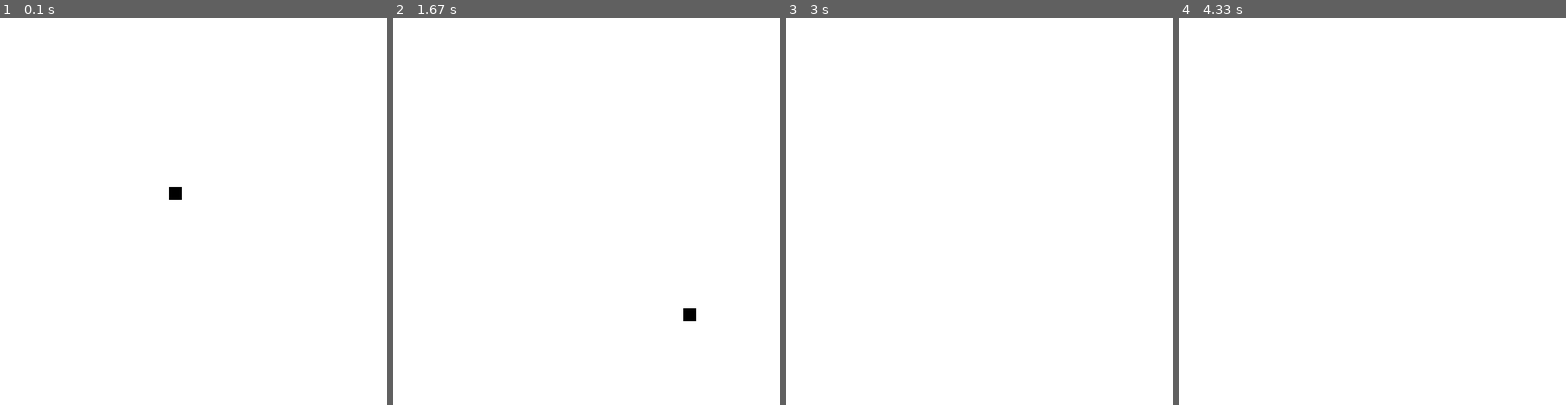
Above: before the commit, frames 1-4 (left to right).
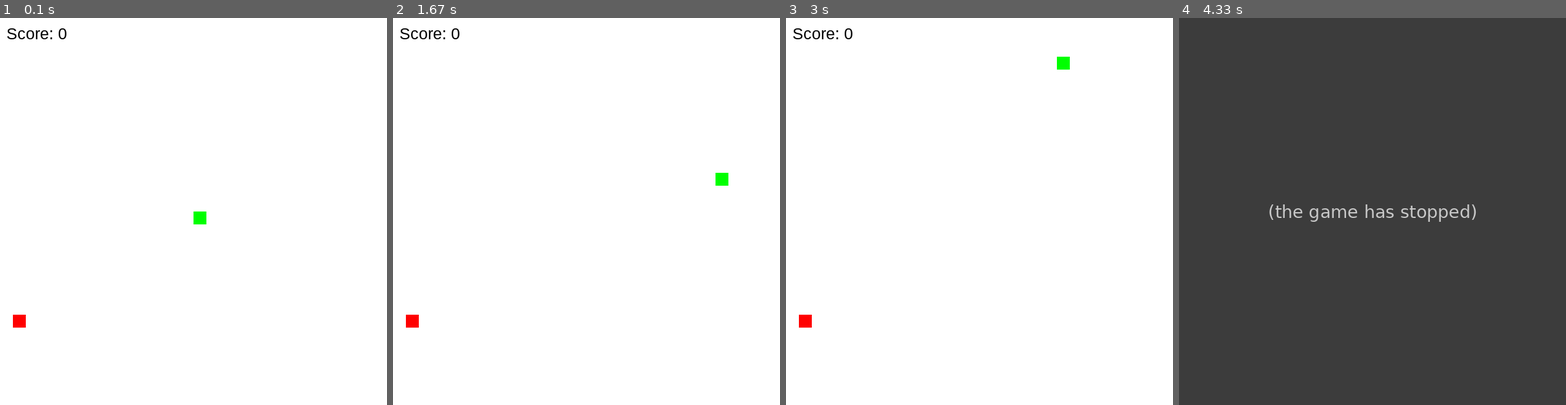
Above: after the commit, the same moments.

Repository: Om2013/SnakeGame
Game: pygame game, started from snake_game.py
Same seed, same stepped clock (60 frames per second), same inputs: the game is played once before the commit and once after it.
Inputs:
- Up to frame 1 (0.1 s): no input
- Up to frame 2 (1.67 s): hold Right 0.33-0.8 s; hold Up 0.83-1.13 s; hold Right 1.17-1.63 s
- Up to frame 3 (3 s): hold Up 1.67-2.2 s; hold Down 2.23-2.53 s; hold Left 2.57-2.97 s
- Up to frame 4 (4.33 s): hold Up 3-3.37 s

The runs differ from the first frame. In frame 1, 0.5% of the frame differs, in the area x 1-54%, y 2-80%; in frame 2, 0.5%; in frame 3, 0.4%; in frame 4, 100%, in the area x 0-100%, y 0-100%.
After the commit the program exited at 3.4 s; later frames show no game.

Commit message:
final version of snake game

Diff:
--- a/snake_game.py
+++ b/snake_game.py
@@ -1,38 +1,118 @@
 import pygame
-pygame.init()
+import random
 
-# Display
-WINDOW_SIZE=600
-display=pygame.display.set_mode((WINDOW_SIZE, WINDOW_SIZE))
-pygame.display.set_caption("Draw a Snake")
+pygame.init() #Initialize the pygame
 
-# Rectangle properties
-rect_x=250
-rect_y=250
 
-# Gameloop
+# Display settings (pixels)
+WINDOW_WIDTH = 600
+WINDOW_HEIGHT = 600
+
+# Snake and Apple size
+SNAKE_SIZE = 20
+APPLE_SIZE = 20
+
+# Initial snake head position and movement (start in the center)
+head_x = WINDOW_WIDTH // 2
+head_y = WINDOW_HEIGHT // 2
+
+# Track the movement of the snake using snake dx and dy
+snake_dx = 0
+snake_dy = 0
+
+# Body and score
+body_coords = []
+score = 0 # Set score to 0 at the start
+
+# Setup
+FPS = 10 # Frames per second (Game speed) - After ten seconds a new frame will come
+clock = pygame.time.Clock() # Counts how many FPS have gone by
+display = pygame.display.set_mode((WINDOW_WIDTH, WINDOW_HEIGHT)) # Set the window height and width
+pygame.display.set_caption("Draw a Snake") # Set the title of the screen
+font = pygame.font.SysFont("Arial", 25) # Give the font settings
+
+# Load sound
+pick_up_sound = pygame.mixer.Sound(r"C:\Users\omrad\OneDrive\Desktop\Snake Game\pick_up_sound.wav") # Sound has been uploaded (download in files)
+
+# Apple coordinates (generate coardinates for the apple store as tuple)
+apple_x = random.randint(0, (WINDOW_WIDTH - APPLE_SIZE) // APPLE_SIZE) * APPLE_SIZE
+apple_y = random.randint(0, (WINDOW_HEIGHT - APPLE_SIZE) // APPLE_SIZE) * APPLE_SIZE
+apple_coord = (apple_x, apple_y, APPLE_SIZE, APPLE_SIZE)
+
+# Game loop (handling user input) - runs until player quits
 running = True
 while running:
     for event in pygame.event.get():
-        if event.type==pygame.QUIT:
-            running=False
+        if event.type == pygame.QUIT:
+            running = False
 
+        # Movement controls
+        if event.type == pygame.KEYDOWN:
+            if event.key == pygame.K_LEFT and snake_dx == 0:
+                snake_dx = -SNAKE_SIZE
+                snake_dy = 0
+            elif event.key == pygame.K_RIGHT and snake_dx == 0:
+                snake_dx = SNAKE_SIZE
+                snake_dy = 0
+            elif event.key == pygame.K_UP and snake_dy == 0:
+                snake_dx = 0
+                snake_dy = -SNAKE_SIZE
+            elif event.key == pygame.K_DOWN and snake_dy == 0:
+                snake_dx = 0
+                snake_dy = SNAKE_SIZE
 
+    # Move the head
+    head_x += snake_dx
+    head_y += snake_dy
+    head_coord = (head_x, head_y, SNAKE_SIZE, SNAKE_SIZE)
+    head_rect = pygame.Rect(head_coord)
+    apple_rect = pygame.Rect(apple_coord)
 
-# Move the rectangle
-    rect_x += 2
-    rect_y += 2
+    # Check collision with apple
+    if head_rect.colliderect(apple_rect):
+        pick_up_sound.play() # Play the sound
+        score += 1 # Add one to the score
 
-# Fill the screen color with white
-    display.fill((255,255,255))
+        # New apple position not overlapping snake
+        while True:
+            apple_x = random.randint(0, (WINDOW_WIDTH - APPLE_SIZE) // APPLE_SIZE) * APPLE_SIZE
+            apple_y = random.randint(0, (WINDOW_HEIGHT - APPLE_SIZE) // APPLE_SIZE) * APPLE_SIZE
+            new_apple = (apple_x, apple_y, APPLE_SIZE, APPLE_SIZE)
+            if new_apple[:2] not in [b[:2] for b in body_coords] and new_apple[:2] != head_coord[:2]:
+                break
+        apple_coord = new_apple
+    else:
+        if body_coords:
+            body_coords.pop()
 
-# Draw the square (snake)
-    pygame.draw.rect(display,(0,0,0),(rect_x,rect_y,20,20))
+    # Insert head at front
+    body_coords.insert(0, head_coord)
 
-# Update the screen
+    # Collision with walls (Stops running if snake passes boundaries )
+    if head_x < 0 or head_x >= WINDOW_WIDTH or head_y < 0 or head_y >= WINDOW_HEIGHT:
+        running = False
+
+    # Collision with self (tuple)
+    if head_coord in body_coords[1:]: # List of all body segments
+        running = False # Gameover
+
+    # Fill background
+    display.fill((255, 255, 255)) # WITH WHITE
+
+    # Draw snake body
+    for body in body_coords:
+        pygame.draw.rect(display, "darkgreen", body)
+
+    # Draw apple and head
+    pygame.draw.rect(display, "red", apple_coord)
+    pygame.draw.rect(display, "green", head_coord)
+
+    # Draw score
+    score_text = font.render(f"Score: {score}", True, (0, 0, 0))
+    display.blit(score_text, (10, 10))
+
+    # Update screen
     pygame.display.flip()
+    clock.tick(FPS) # Change frames per second
 
-# Control the frame rate
-    pygame.time.Clock().tick(60)
-# Quit Pygame
 pygame.quit()
